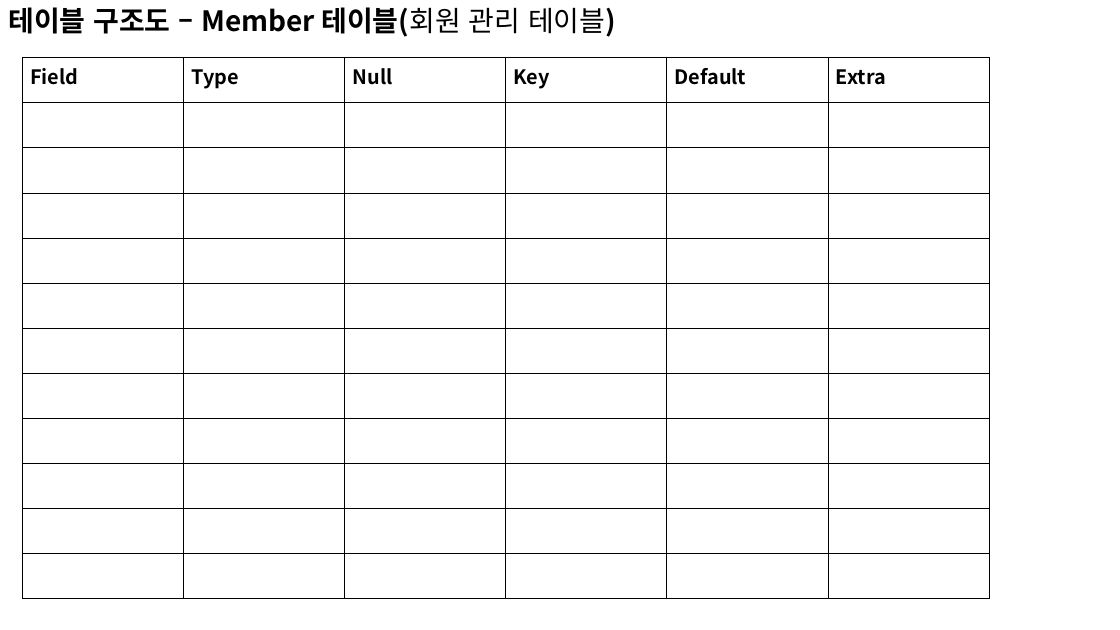
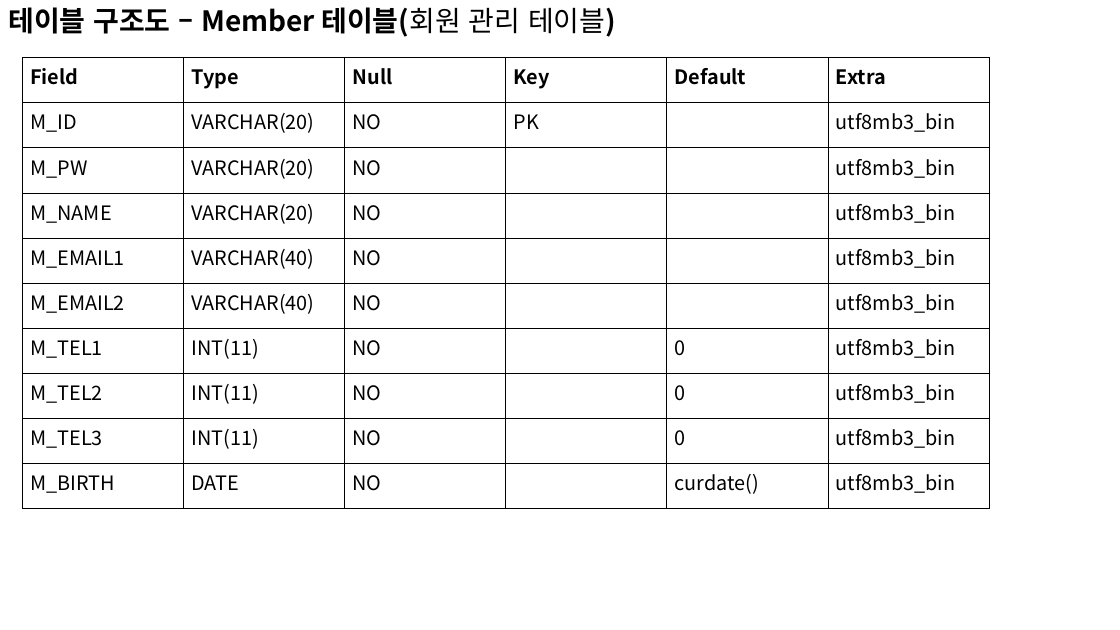
Before and after one commit to hyun5292/Vue, a slide deck: slide 2 of factoreview/src/assets/자료/DB구조도.pptx. Drawn at 1120x630 pixels with LibreOffice and Linux fonts; fonts in the diff are those of the drawing. Boxes give left, top, right and bottom in pixels: in the first picture for what was removed or moved away, otherwise in the second. Text is boxed around its words. In the diff, an @@ line names an element or a change of style, - is before the commit and + after.

```diff
--- a/factoreview/src/assets/자료/DB구조도.pptx
+++ b/factoreview/src/assets/자료/DB구조도.pptx
@@ table at box(23, 58, 991, 508) @@
-row 2:  |  |  |  |  | 
-row 3:  |  |  |  |  | 
-row 4:  |  |  |  |  | 
-row 5:  |  |  |  |  | 
-row 6:  |  |  |  |  | 
-row 7:  |  |  |  |  | 
-row 8:  |  |  |  |  | 
-row 9:  |  |  |  |  | 
-row 10:  |  |  |  |  | 
-row 11:  |  |  |  |  | 
-row 12:  |  |  |  |  | 
+row 2: M_ID | VARCHAR(20) | NO | PK |  | utf8mb3_bin
+row 3: M_PW | VARCHAR(20) | NO |  |  | utf8mb3_bin
+row 4: M_NAME | VARCHAR(20) | NO |  |  | utf8mb3_bin
+row 5: M_EMAIL1 | VARCHAR(40) | NO |  |  | utf8mb3_bin
+row 6: M_EMAIL2 | VARCHAR(40) | NO |  |  | utf8mb3_bin
+row 7: M_TEL1 | INT(11) | NO |  | 0 | utf8mb3_bin
+row 8: M_TEL2 | INT(11) | NO |  | 0 | utf8mb3_bin
+row 9: M_TEL3 | INT(11) | NO |  | 0 | utf8mb3_bin
+row 10: M_BIRTH | DATE | NO |  | curdate() | utf8mb3_bin
```
Also in this commit, not shown: 1 other slide changed, 2 slides added, 1 other file.
